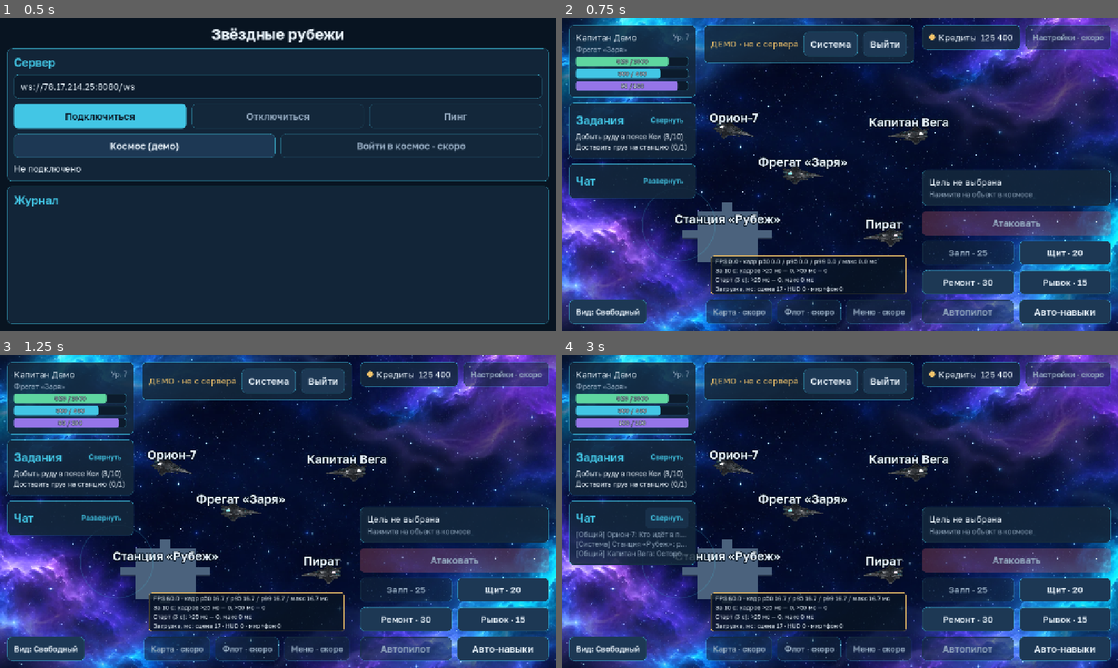
Above: before the commit, frames 1-4 (two rows, left to right).
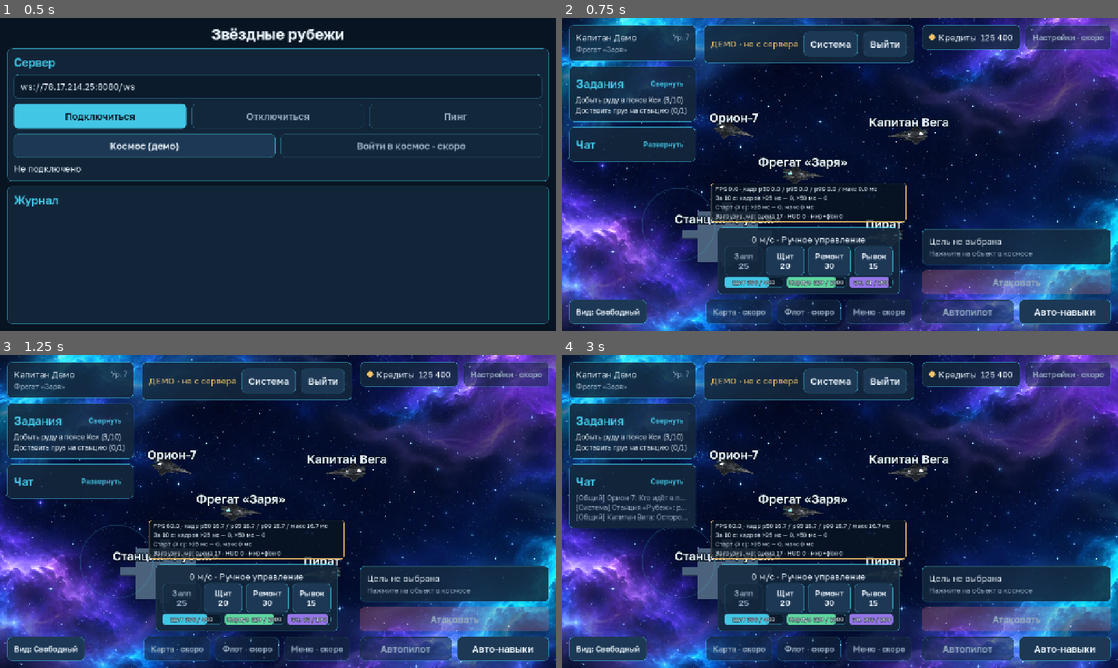
Above: after the commit, the same moments.

Repository: maillunex-lang/CosmocRPG
Game: Godot game, scene res://scenes/connect.tscn
Same seed, same stepped clock (60 frames per second), same inputs: the game is played once before the commit and once after it.
Inputs:
- Up to frame 1 (0.5 s): no input
- Up to frame 2 (0.75 s): click "Космос (демо)" at 0.5 s
- Up to frame 3 (1.25 s): no input
- Up to frame 4 (3 s): click "Свернуть" at 1.25 s; click "Развернуть" at 2 s; click "Развернуть" at 2.75 s

Frame 1 is identical in both runs. In frame 2, 18% of the frame differs, in the area x 1-99%, y 12-89%; in frame 3, 18%; in frame 4, 20%.

Commit message:
Управление относительно камеры; нижний боевой блок HUD
Co-Authored-By: Claude Sonnet 5.5 <noreply@anthropic.com>
Claude-Session: https://claude.ai/code/session_01Mco3UQWtYVEpxtMUn7wM55

Diff:
--- a/client/scenes/hud.tscn
+++ b/client/scenes/hud.tscn
@@ -80,27 +80,6 @@
 theme_type_variation = &"MutedLabel"
 text = "Корабль"
 
-[node name="HullBar" type="ProgressBar" parent="SafeArea/Columns/LeftStack/ProfileCard/Box"]
-unique_name_in_owner = true
-custom_minimum_size = Vector2(260, 22)
-layout_mode = 2
-tooltip_text = "Корпус"
-script = ExtResource("7")
-
-[node name="ShieldBar" type="ProgressBar" parent="SafeArea/Columns/LeftStack/ProfileCard/Box"]
-unique_name_in_owner = true
-custom_minimum_size = Vector2(260, 22)
-layout_mode = 2
-tooltip_text = "Щиты"
-script = ExtResource("7")
-
-[node name="EnergyBar" type="ProgressBar" parent="SafeArea/Columns/LeftStack/ProfileCard/Box"]
-unique_name_in_owner = true
-custom_minimum_size = Vector2(260, 22)
-layout_mode = 2
-tooltip_text = "Энергия"
-script = ExtResource("7")
-
 [node name="QuestsCard" type="PanelContainer" parent="SafeArea/Columns/LeftStack"]
 unique_name_in_owner = true
 layout_mode = 2
@@ -198,6 +177,59 @@
 size_flags_horizontal = 4
 mouse_filter = 2
 
+[node name="CombatBlock" type="PanelContainer" parent="SafeArea/Columns/CenterStack"]
+unique_name_in_owner = true
+layout_mode = 2
+size_flags_horizontal = 4
+script = ExtResource("3")
+
+[node name="Box" type="VBoxContainer" parent="SafeArea/Columns/CenterStack/CombatBlock"]
+layout_mode = 2
+theme_override_constants/separation = 3
+
+[node name="SpeedLabel" type="Label" parent="SafeArea/Columns/CenterStack/CombatBlock/Box"]
+unique_name_in_owner = true
+layout_mode = 2
+horizontal_alignment = 1
+text = "0 м/с"
+
+[node name="SkillsGrid" type="HBoxContainer" parent="SafeArea/Columns/CenterStack/CombatBlock/Box"]
+unique_name_in_owner = true
+layout_mode = 2
+theme_override_constants/separation = 8
+alignment = 1
+
+[node name="BarsRow" type="HBoxContainer" parent="SafeArea/Columns/CenterStack/CombatBlock/Box"]
+layout_mode = 2
+theme_override_constants/separation = 8
+
+[node name="ShieldBar" type="ProgressBar" parent="SafeArea/Columns/CenterStack/CombatBlock/Box/BarsRow"]
+unique_name_in_owner = true
+custom_minimum_size = Vector2(136, 24)
+layout_mode = 2
+size_flags_horizontal = 3
+tooltip_text = "Щиты"
+script = ExtResource("7")
+caption = "Щит"
+
+[node name="HullBar" type="ProgressBar" parent="SafeArea/Columns/CenterStack/CombatBlock/Box/BarsRow"]
+unique_name_in_owner = true
+custom_minimum_size = Vector2(136, 24)
+layout_mode = 2
+size_flags_horizontal = 3
+tooltip_text = "Корпус"
+script = ExtResource("7")
+caption = "Корпус"
+
+[node name="EnergyBar" type="ProgressBar" parent="SafeArea/Columns/CenterStack/CombatBlock/Box/BarsRow"]
+unique_name_in_owner = true
+custom_minimum_size = Vector2(96, 24)
+layout_mode = 2
+size_flags_horizontal = 3
+tooltip_text = "Энергия способностей"
+script = ExtResource("7")
+caption = "Эн."
+
 [node name="BottomNav" type="HBoxContainer" parent="SafeArea/Columns/CenterStack"]
 unique_name_in_owner = true
 layout_mode = 2
@@ -292,13 +324,6 @@
 text = "Атаковать"
 script = ExtResource("5")
 variant = 2
-
-[node name="SkillsGrid" type="GridContainer" parent="SafeArea/Columns/RightStack"]
-unique_name_in_owner = true
-layout_mode = 2
-theme_override_constants/h_separation = 12
-theme_override_constants/v_separation = 12
-columns = 2
 
 [node name="ToggleRow" type="HBoxContainer" parent="SafeArea/Columns/RightStack"]
 layout_mode = 2
--- a/client/scripts/space/space_screen.gd
+++ b/client/scripts/space/space_screen.gd
@@ -90,6 +90,7 @@
 	_hud.bind(gateway)
 	_hud.camera_mode_requested.connect(_rig.cycle_mode)
 	_hud.world_tapped.connect(select_at)
+	_hud.move_transform = screen_to_world_move
 	_rig.mode_changed.connect(func(_m: int) -> void: _hud.set_camera_mode_name(_rig.mode_name()))
 	_hud.set_camera_mode_name(_rig.mode_name())
 	_hud.modal_opened.connect(gestures.cancel)  # окно подтверждения прерывает жест камеры
@@ -171,6 +172,15 @@
 		v.push_snapshot(sim_t, now, pos, dir)
 
 
+## Управление относительно камеры: вектор джойстика (вверх на экране = вперёд для камеры) в мировые оси.
+func screen_to_world_move(v: Vector2) -> Vector2:
+	var axes: Dictionary = _rig.screen_axes()
+	var r: Vector3 = axes["right"]
+	var f: Vector3 = axes["forward"]
+	var up := -v.y
+	return Vector2(r.x * v.x + f.x * up, r.z * v.x + f.z * up).limit_length(1.0)
+
+
 ## Положения объектов на экране (для выбора касанием).
 func screen_points() -> Dictionary:
 	var pts := {}
--- a/client/scripts/ui/hud.gd
+++ b/client/scripts/ui/hud.gd
@@ -18,6 +18,8 @@
 signal modal_opened   # открыто модальное окно (жесты камеры нужно завершить)
 
 const BUSY_TIMEOUT := 2.0
+const METERS_PER_UNIT := 100.0   # 1 ед. мира = 100 м (как расстояние в км в карточке цели)
+const SKILL_MIN_SIZE := Vector2(88, 56)
 
 var gateway: UiGateway
 var _last_state: Dictionary = {}
@@ -25,8 +27,13 @@
 var _pref_collapsed := {"quests": false, "chat": false}  # выбор игрока (вне боя)
 var _auto_collapsing := false
 var _was_combat := false
+## Преобразование вектора управления из экранных осей в мировые (камера повёрнута: «вверх» на экране — вперёд по камере).
+var move_transform: Callable = Callable()
 var _joy := Vector2.ZERO
 var _sent_move := Vector2.ZERO
+var _speed_mps := 0.0
+var _speed_prev_pos := Vector2.INF
+var _speed_prev_time := 0.0
 var _quests_sig := ""
 var _chat_sig := ""
 var _attack_expect: Variant = null  # ожидаемое значение attacking после нажатия (null: не ждём)
@@ -54,7 +61,8 @@
 @onready var _target_info: Label = %TargetInfo
 @onready var _target_hull: ProgressBar = %TargetHull
 @onready var _attack: ActionButton = %AttackButton
-@onready var _skills_grid: GridContainer = %SkillsGrid
+@onready var _skills_grid: Container = %SkillsGrid
+@onready var _speed_label: Label = %SpeedLabel
 @onready var _autopilot: ActionButton = %AutopilotButton
 @onready var _auto_skills: ActionButton = %AutoSkillsButton
 @onready var _confirm: Control = %Confirm
@@ -70,6 +78,7 @@
 	_chat_card.set_collapsed(true, false)
 
 	_hull.fill_color = Tokens.SUCCESS
+	_hull.warn_below = 0.25   # критический корпус краснеет
 	_shield.fill_color = Tokens.ACCENT
 	_energy.fill_color = Tokens.ACCENT_2
 	_target_hull.fill_color = Tokens.DANGER
@@ -117,8 +126,16 @@
 	for i in 4:
 		var b := ActionButton.new()
 		b.text = "Навык %d" % (i + 1)
-		b.size_flags_horizontal = Control.SIZE_EXPAND_FILL
-		b.add_theme_font_size_override("font_size", Tokens.FONT_BODY)
+		b.custom_minimum_size = SKILL_MIN_SIZE
+		b.add_theme_font_size_override("font_size", Tokens.FONT_BODY - 2)
+		var fill := ColorRect.new()   # затемнение убывает по мере перезарядки: готовность видна без чтения текста
+		fill.name = "CooldownFill"
+		fill.color = Color(Tokens.BG, 0.6)
+		fill.mouse_filter = Control.MOUSE_FILTER_IGNORE
+		fill.set_anchors_preset(Control.PRESET_FULL_RECT)
+		fill.anchor_right = 0.0
+		fill.offset_right = 0.0
+		b.add_child(fill)
 		b.disabled = true
 		var slot := i
 		b.pressed.connect(func() -> void: if gateway != null: gateway.use_skill(slot))
@@ -134,7 +151,11 @@
 		float(Input.is_key_pressed(KEY_D)) - float(Input.is_key_pressed(KEY_A)),
 		float(Input.is_key_pressed(KEY_S)) - float(Input.is_key_pressed(KEY_W)))
 	var total := (_joy + kb).limit_length(1.0)
-	if not total.is_equal_approx(_sent_move):
+	if move_transform.is_valid() and total != Vector2.ZERO:
+		total = move_transform.call(total)
+	# при повороте камеры вектор меняется плавно: мелкие изменения не отправляем, чтобы не засорять канал
+	var changed := total.distance_to(_sent_move) > 0.04 or (total == Vector2.ZERO) != (_sent_move == Vector2.ZERO)
+	if changed:
 		_sent_move = total
 		gateway.move_input(total)
 
@@ -152,12 +173,32 @@
 	_shield.set_values(ship.get("shield", 0.0), ship.get("shield_max", 1.0))
 	_energy.set_values(ship.get("energy", 0.0), ship.get("energy_max", 1.0))
 	_credits.set_value(int(state.get("credits", 0)))
+	_update_speed(state, ship)
 
 	var target := _target_object(state)
 	_apply_target(state, target)
 	_apply_buttons(state, target, ship)
 	_apply_combat_layout(bool(state.get("combat", {}).get("in_combat", false)))
 	_apply_lists(state)
+
+
+## Скорость считается по реальному перемещению корабля между снимками состояния (не выдуманное число).
+func _update_speed(state: Dictionary, ship: Dictionary) -> void:
+	if ship.is_empty() or not ship.has("pos"):
+		_speed_label.text = "Скорость недоступна"
+		return
+	var pos: Vector2 = ship["pos"]
+	var t: float = float(state.get("time", -1.0))
+	if _speed_prev_pos != Vector2.INF and t > _speed_prev_time + 0.001:
+		var inst := pos.distance_to(_speed_prev_pos) / (t - _speed_prev_time) * METERS_PER_UNIT
+		_speed_mps = lerpf(_speed_mps, inst, 0.5)
+		if _speed_mps < 0.5:
+			_speed_mps = 0.0
+	if t != _speed_prev_time or _speed_prev_pos == Vector2.INF:
+		_speed_prev_pos = pos
+		_speed_prev_time = t
+	var mode := "Автопилот" if bool(state.get("autopilot", false)) else "Ручное управление"
+	_speed_label.text = "%d м/с · %s" % [int(round(_speed_mps)), mode]
 
 
 func _target_object(state: Dictionary) -> Dictionary:
@@ -232,7 +273,11 @@
 			continue
 		var s: Dictionary = skills[i]
 		var cd: float = s["cooldown_left"]
-		b.text = ("%s · %d с" % [s["name"], int(ceil(cd))]) if cd > 0.0 else ("%s · %d" % [s["name"], int(s["energy_cost"])])
+		var fill := b.get_node_or_null("CooldownFill") as ColorRect
+		if fill != null:
+			fill.anchor_right = clampf(cd / maxf(float(s["cooldown"]), 0.001), 0.0, 1.0) if cd > 0.0 else 0.0
+			fill.offset_right = 0.0
+		b.text = ("%s\n%d с" % [s["name"], int(ceil(cd))]) if cd > 0.0 else ("%s\n%d" % [s["name"], int(s["energy_cost"])])
 		var blocked: bool = cd > 0.0 or float(ship.get("energy", 0.0)) < float(s["energy_cost"])
 		if s["needs_target"]:
 			blocked = blocked or not has_target or friendly or not state.get("target_in_range", false)
--- a/client/tests/camera_input_test.gd
+++ b/client/tests/camera_input_test.gd
@@ -136,11 +136,11 @@
 
 	# ============ тап по объекту выбирает цель ============
 	var pts: Dictionary = screen.screen_points()
-	var pirate_pt: Vector2 = pts["pi1"]
+	var pirate_pt: Vector2 = pts["ai1"]
 	var before := _state(c)
 	_touch(c, 0, true, pirate_pt)
 	_touch(c, 0, false, pirate_pt)
-	_check(gw.snapshot()["target_id"] == "pi1" and _state(c) == before, "тап по объекту выбирает цель и не двигает камеру")
+	_check(gw.snapshot()["target_id"] == "ai1" and _state(c) == before, "тап по объекту выбирает цель и не двигает камеру")
 	_touch(c, 0, true, free + Vector2(0, 40))
 	_touch(c, 0, false, free + Vector2(0, 40))
 	_check(gw.snapshot()["target_id"] == "", "тап по пустому месту снимает цель")
@@ -179,6 +179,33 @@
 	_check(joy.is_active() and joy.vector == jv, "отпускание пальца камеры джойстик не сбрасывает")
 	_touch(c, 0, false, jc)
 	_check(not joy.is_active() and joy.vector == Vector2.ZERO, "джойстик отпускается своим пальцем")
+
+	# ============ управление относительно камеры ============
+	rig.set_view(0, 45, 50)
+	var w0: Vector2 = screen.screen_to_world_move(Vector2(0, -1))
+	_check(w0.is_equal_approx(Vector2(0, -1)), "камера на севере: джойстик вверх — на север (%s)" % str(w0))
+	rig.set_view(90, 45, 50)
+	var w90: Vector2 = screen.screen_to_world_move(Vector2(0, -1))
+	_check(w90.is_equal_approx(Vector2(-1, 0)), "камера повёрнута на 90°: джойстик вверх — вперёд по камере (%s)" % str(w90))
+	var wr: Vector2 = screen.screen_to_world_move(Vector2(1, 0))
+	_check(wr.is_equal_approx(Vector2(0, -1)), "камера повёрнута на 90° (смотрит на запад): джойстик вправо — на север, вправо по камере (%s)" % str(wr))
+	rig.set_view(180, 45, 50)
+	_check(screen.screen_to_world_move(Vector2(0, -1)).is_equal_approx(Vector2(0, 1)), "камера на 180°: джойстик вверх — на юг")
+	# сквозная проверка: удержание джойстика вверх при повороте камеры двигает корабль вперёд по камере
+	rig.set_view(90, 45, 50)
+	var p_before: Vector2 = gw.snapshot()["ship"]["pos"]
+	_touch(c, 0, true, jc)
+	_drag(c, 0, jc + Vector2(0, -70))
+	for i in 5:
+		await process_frame
+	gw.tick(0.5)
+	var p_after: Vector2 = gw.snapshot()["ship"]["pos"]
+	var dmove := p_after - p_before
+	_check(dmove.x < -1.0 and absf(dmove.y) < 0.5, "джойстик вверх при камере на 90° ведёт корабль по камере, а не на север (сдвиг %s)" % str(dmove))
+	_touch(c, 0, false, jc + Vector2(0, -70))
+	for i in 3:
+		await process_frame
+	rig.set_view(0, 45, 50)
 
 	# ============ щипок ============
 	rig.set_view(0, 45, 50)
@@ -265,9 +292,9 @@
 	_mouse(c, MOUSE_BUTTON_RIGHT, false, free, InputEvent.DEVICE_ID_EMULATION)
 	_check(_state(c) == me, "мышь: события, эмулированные из касаний, игнорируются (нет двойной обработки)")
 	pts = screen.screen_points()
-	_mouse(c, MOUSE_BUTTON_LEFT, true, pts["pi1"])
-	_mouse(c, MOUSE_BUTTON_LEFT, false, pts["pi1"])
-	_check(gw.snapshot()["target_id"] == "pi1", "мышь: щелчок левой кнопкой по объекту выбирает цель")
+	_mouse(c, MOUSE_BUTTON_LEFT, true, pts["ai1"])
+	_mouse(c, MOUSE_BUTTON_LEFT, false, pts["ai1"])
+	_check(gw.snapshot()["target_id"] == "ai1", "мышь: щелчок левой кнопкой по объекту выбирает цель")
 	gw.set_target("")
 	# отпускание над панелью HUD не оставляет жест «залипшим»
 	_mouse(c, MOUSE_BUTTON_LEFT, true, free)
--- a/client/tests/hud_test.gd
+++ b/client/tests/hud_test.gd
@@ -88,7 +88,12 @@
 	_check((_n(c, "%TargetName") as Label).text == "Цель не выбрана" and not (_n(c, "%TargetHull") as Control).visible, "цель не выбрана")
 	var attack := _n(c, "%AttackButton") as ActionButton
 	_check(attack.disabled and attack.text == "Атаковать", "атака без цели недоступна")
-	var skills: Array = (_n(c, "%SkillsGrid") as GridContainer).get_children()
+	_check((_n(c, "%SpeedLabel") as Label).text.begins_with("0 м/с") and (_n(c, "%SpeedLabel") as Label).text.contains("Ручное"), "скорость: стоит на месте, ручное управление (%s)" % (_n(c, "%SpeedLabel") as Label).text)
+	_check(not (_n(c, "%HullBar") as ProgressBar).is_low() and (_n(c, "%HullBar") as ProgressBar).value > 250.0, "корпус в норме не предупреждает")
+	(_n(c, "%HullBar") as ProgressBar).set_values(200.0, 1000.0)
+	_check((_n(c, "%HullBar") as ProgressBar).is_low(), "критический корпус (20%) переходит в предупреждающий цвет")
+	(_n(c, "%HullBar") as ProgressBar).set_values(820.0, 1000.0)
+	var skills: Array = (_n(c, "%SkillsGrid") as Container).get_children()
 	_check(skills.size() == 4, "четыре способности")
 	_check(skills[0].disabled and not skills[1].disabled and not skills[2].disabled and not skills[3].disabled, "залп без цели недоступен, остальные доступны")
 	_check((_n(c, "%AutopilotButton") as Button).disabled, "автопилот без цели недоступен")
@@ -136,7 +141,7 @@
 	hud = c["hud"]
 	gw = c["gw"]
 	attack = _n(c, "%AttackButton") as ActionButton
-	skills = (_n(c, "%SkillsGrid") as GridContainer).get_children()
+	skills = (_n(c, "%SkillsGrid") as Container).get_children()
 	await _select(c, "pi1")
 	await _tick(c, 0.1)
 	gw._objects["pi1"]["next_shot"] = 999.0  # пират пока не отвечает: проверяем только кнопку
@@ -194,7 +199,7 @@
 	c = await _make()
 	hud = c["hud"]
 	gw = c["gw"]
-	skills = (_n(c, "%SkillsGrid") as GridContainer).get_children()
+	skills = (_n(c, "%SkillsGrid") as Container).get_children()
 	skills[1].pressed.emit()
 	await _tick(c, 0.1)
 	_check(skills[1].disabled and skills[1].text.contains("с"), "после применения «Щит» на перезарядке: %s" % skills[1].text)
@@ -430,7 +435,7 @@
 
 	# блоки не пересекаются между собой
 	var blocks := []
-	for nm in ["ProfileCard", "QuestsCard", "ChatCard", "DemoBar", "AlertBar", "DebugSlot", "BottomNav", "TopRight", "TargetCard", "AttackButton", "SkillsGrid", "ToggleRow"]:
+	for nm in ["ProfileCard", "QuestsCard", "ChatCard", "DemoBar", "AlertBar", "DebugSlot", "BottomNav", "TopRight", "TargetCard", "AttackButton", "CombatBlock", "ToggleRow"]:
 		var node := hud.find_child(nm, true, false) as Control
 		if node != null and node.visible and node.size.x > 0.0 and node.size.y > 0.0:
 			blocks.append(node)
--- a/client/ui/components/hud_bar.gd
+++ b/client/ui/components/hud_bar.gd
@@ -9,6 +9,12 @@
 		fill_color = v
 		_apply_fill()
 
+## Подпись слева от чисел (например «Щит»).
+@export var caption := ""
+## Ниже этой доли шкала становится предупреждающей (0 — не меняется).
+@export var warn_below := 0.0
+
+var _low := false
 var _text: Label
 
 
@@ -33,17 +39,31 @@
 func set_values(current: float, maximum: float) -> void:
 	max_value = maxf(1.0, maximum)
 	value = clampf(current, 0.0, max_value)
-	tooltip_text = "%d / %d" % [int(round(value)), int(round(max_value))]
+	tooltip_text = "%s %d / %d" % [caption, int(round(value)), int(round(max_value))]
 	_refresh_text()
+	_refresh_warning()
 
 
 func _refresh_text() -> void:
 	if _text != null:
-		_text.text = "%d / %d" % [int(round(value)), int(round(max_value))]
+		var nums := "%d / %d" % [int(round(value)), int(round(max_value))]
+		_text.text = (caption + " " + nums) if caption != "" else nums
+
+
+## Предупреждение о низком значении: цвет заливки меняется на красный (только цвет, без эффектов).
+func _refresh_warning() -> void:
+	var low := warn_below > 0.0 and value / max_value < warn_below
+	if low != _low:
+		_low = low
+		_apply_fill()
+
+
+func is_low() -> bool:
+	return _low
 
 
 func _apply_fill() -> void:
 	var s := StyleBoxFlat.new()
-	s.bg_color = fill_color
+	s.bg_color = Tokens.DANGER if _low else fill_color
 	s.set_corner_radius_all(6)
 	add_theme_stylebox_override("fill", s)
Not shown, changed: docs/ui/UI_CHANGELOG.md
